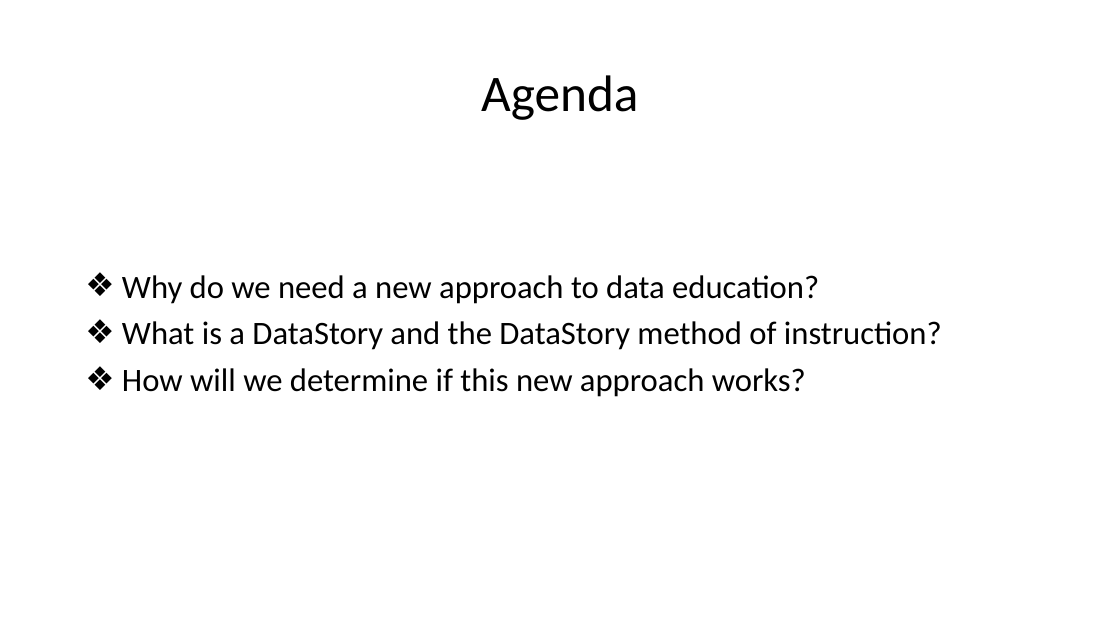
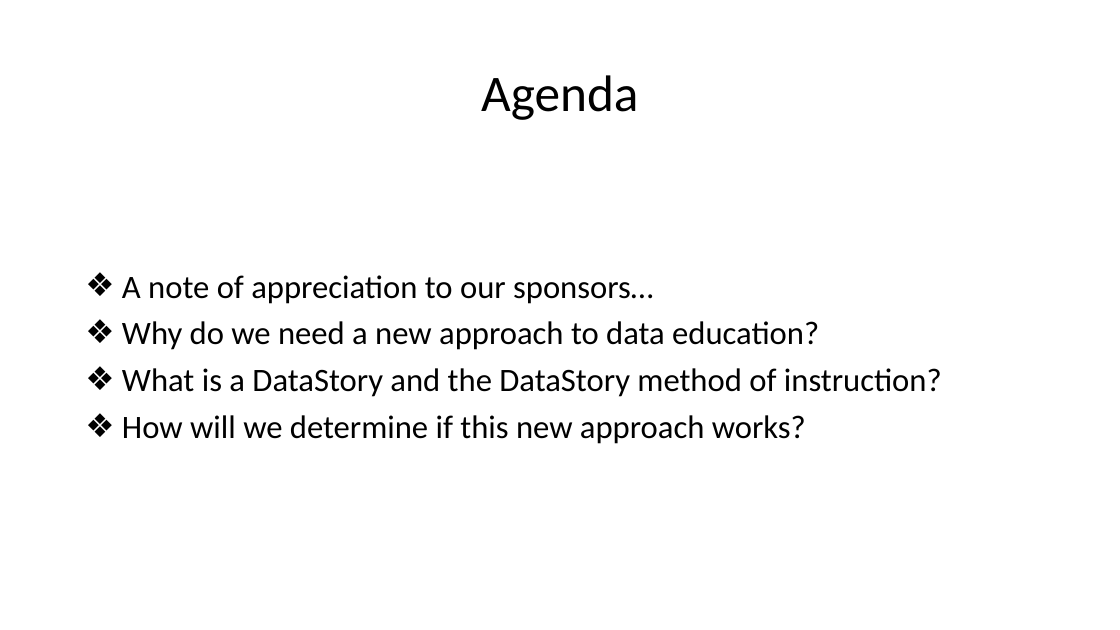
Before and after one commit to mydatastory-dev/projects, a slide deck: slide 2 of _ctsi/ctsi_presentation.pptx. Drawn at 1120x630 pixels with LibreOffice and Linux fonts; fonts in the diff are those of the drawing. Boxes give left, top, right and bottom in pixels: in the first picture for what was removed or moved away, otherwise in the second. Text is boxed around its words. In the diff, an @@ line names an element or a change of style, - is before the commit and + after.

```diff
--- a/_ctsi/ctsi_presentation.pptx
+++ b/_ctsi/ctsi_presentation.pptx
@@ text at bbox=[122, 275, 653, 304]: paragraph added @@
+❖ A note of appreciation to our sponsors…
```
Also in this commit, not shown: 3 other slides changed, 3 slides added, 2 slides removed.
